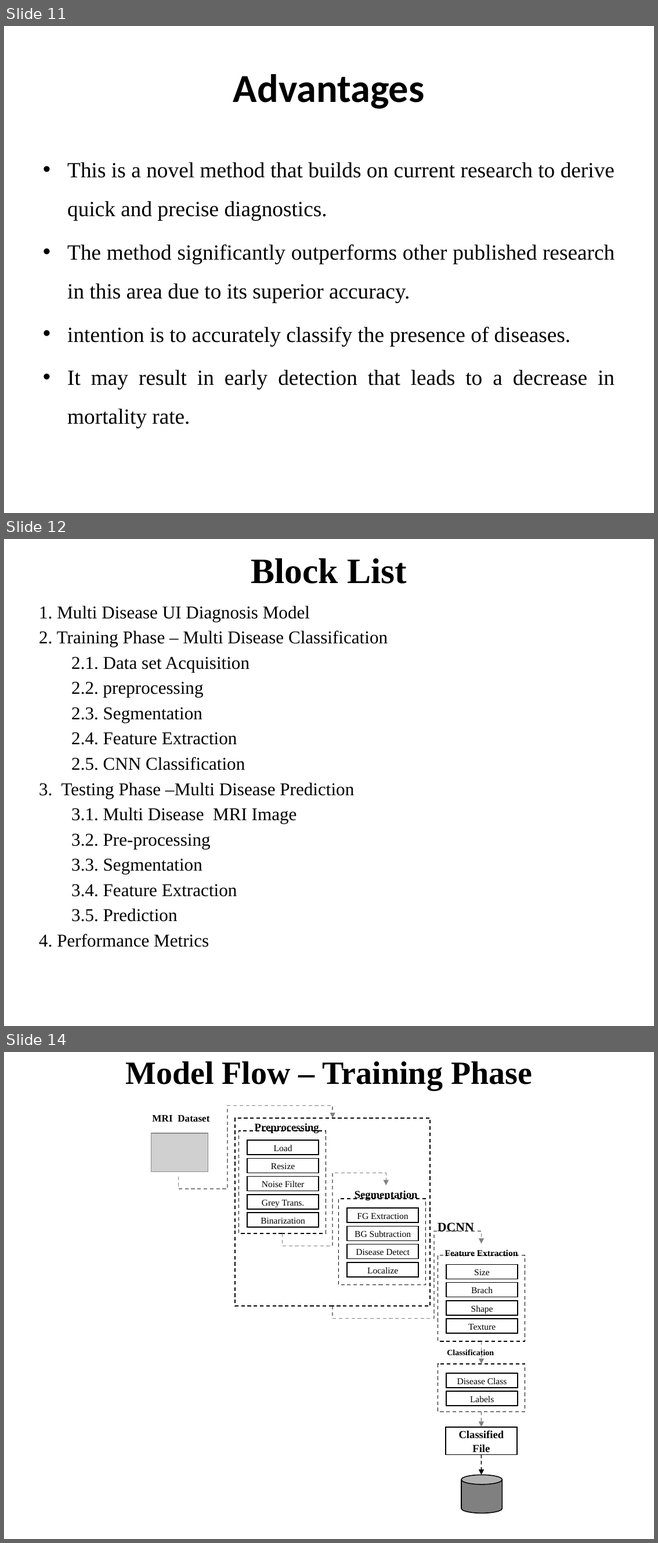
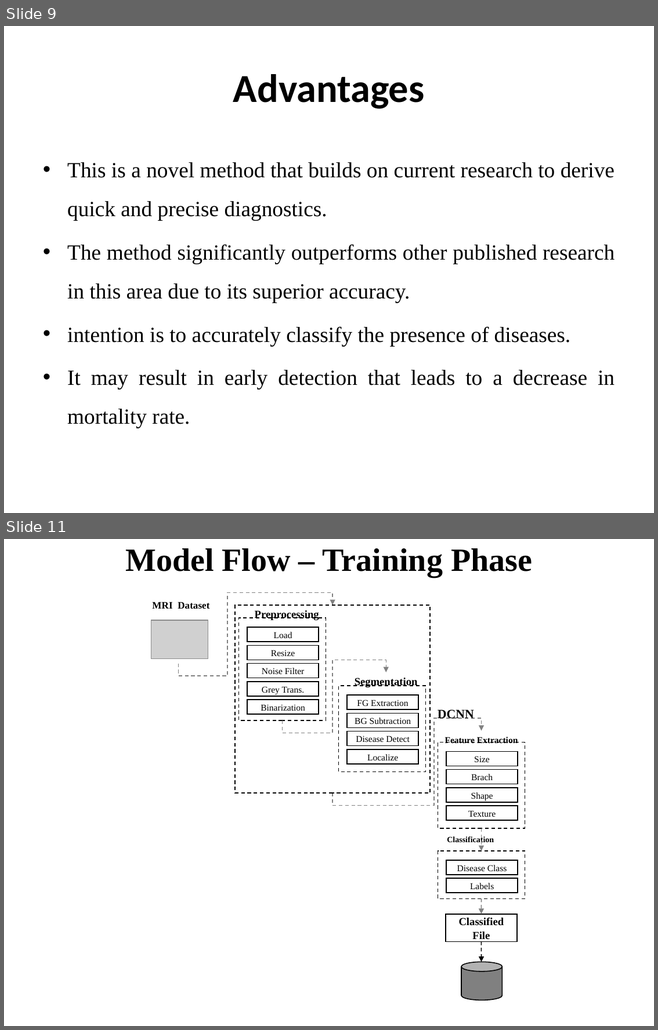
Before and after one commit to VarunKrishnanV/multi-disease-prediciton, a slide deck: others/ppt/finalPPT.pptx. Shown one above the other, each under a label of ours: slides 11, 12 and 14 before the commit, slides 9 and 11 after it; the slides between them are not shown. The pictures are 658x1543 and 658x1030 pixels, drawn with LibreOffice and Linux fonts; fonts in the diff are those of the drawing; grey boxes stand for pictures. Boxes give left, top, right and bottom in pixels: in the first picture for what was removed or moved away, otherwise in the second. Text is boxed around its words. In the diff, an @@ line names an element or a change of style, - is before the commit and + after.

```diff
--- a/others/ppt/finalPPT.pptx
+++ b/others/ppt/finalPPT.pptx
@@ slide 12 removed at [4,539,654,1026], background #FFFFFF @@
@@ title removed at [251,558,407,584] @@
-Block List
@@ text removed at [39,606,387,947] @@
-1. Multi Disease UI Diagnosis Model
-2. Training Phase – Multi Disease Classification
-  2.1. Data set Acquisition
-  2.2. preprocessing
-  2.3. Segmentation
-  2.4. Feature Extraction
-  2.5. CNN Classification
-3. Testing Phase –Multi Disease Prediction
-  3.1. Multi Disease MRI Image
-  3.2. Pre-processing
-  3.3. Segmentation
-  3.4. Feature Extraction
-  3.5. Prediction
-4. Performance Metrics
@@ what was slide 11 is now slide 9 @@
@@ what was slide 14 is now slide 11 @@
```
Also in this commit, not shown: 5 slides changed, 3 slides added, 4 other slides removed, 14 other files.
